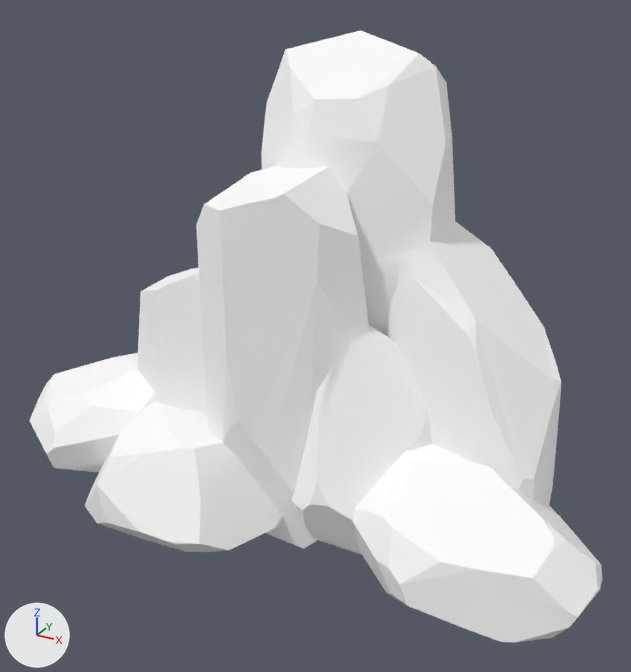
One commit to the glTF model assets/synty/tropical/models/SM_Env_Rock_Pile_07.glb: the scene before it, then after it.
Both versions are drawn from a 50 mm camera at (6.01, -10.47, 7.62) aimed at (0.28, -0.05, 2.42). The lights are fixed; the arrows at lower left show +X, +Y and +Z.

Names of what the first picture shows: 'SM_Env_Rock_Pile_07'.
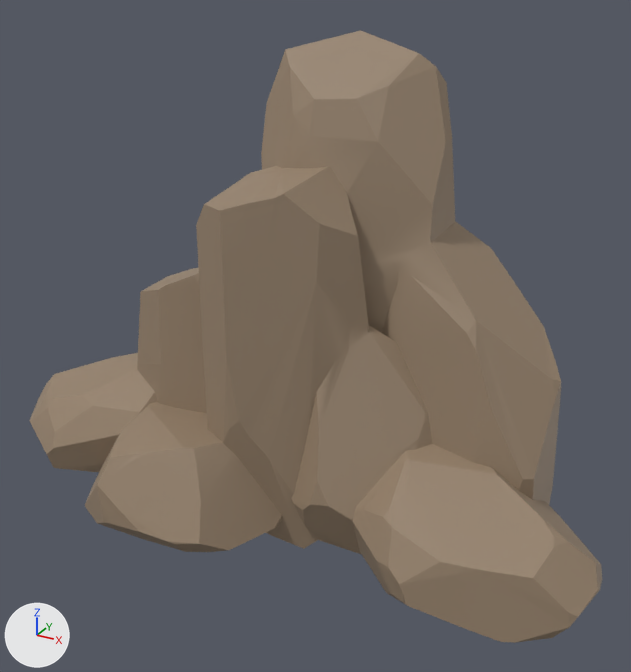
Location of each change, (x1, y1, x2, y2) in pixels of the pictures (631 x 672 px):
'SM_Env_Rock_Pile_07', surface changed (white to brown)
    both: (30, 30, 602, 643)

Edits to the bpy script that builds the scene:
```text
Add img_polygonnaturebiomes_tropical_texture_01:
    img_polygonnaturebiomes_tropical_texture_01 = load_image('PolygonNatureBiomes_Tropical_Texture_01', '_unpacked/PolygonNatureBiomes_Tropical_Texture_01', 4096, 4096, 'sRGB')
Change mat_nature33:
    remove mat_nature33.base_color = (1.0, 1.0, 1.0)  # white #ffffff
    add mat_nature33.texture = img_polygonnaturebiomes_tropical_texture_01
```
